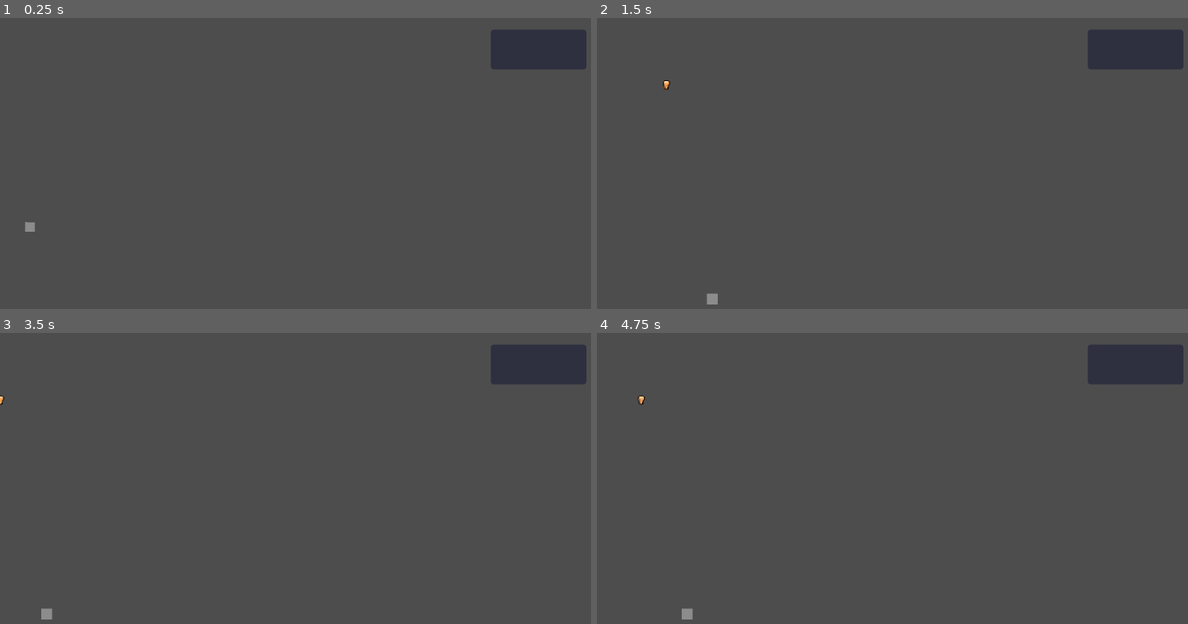
Above: before the commit, frames 1-4 (two rows, left to right).
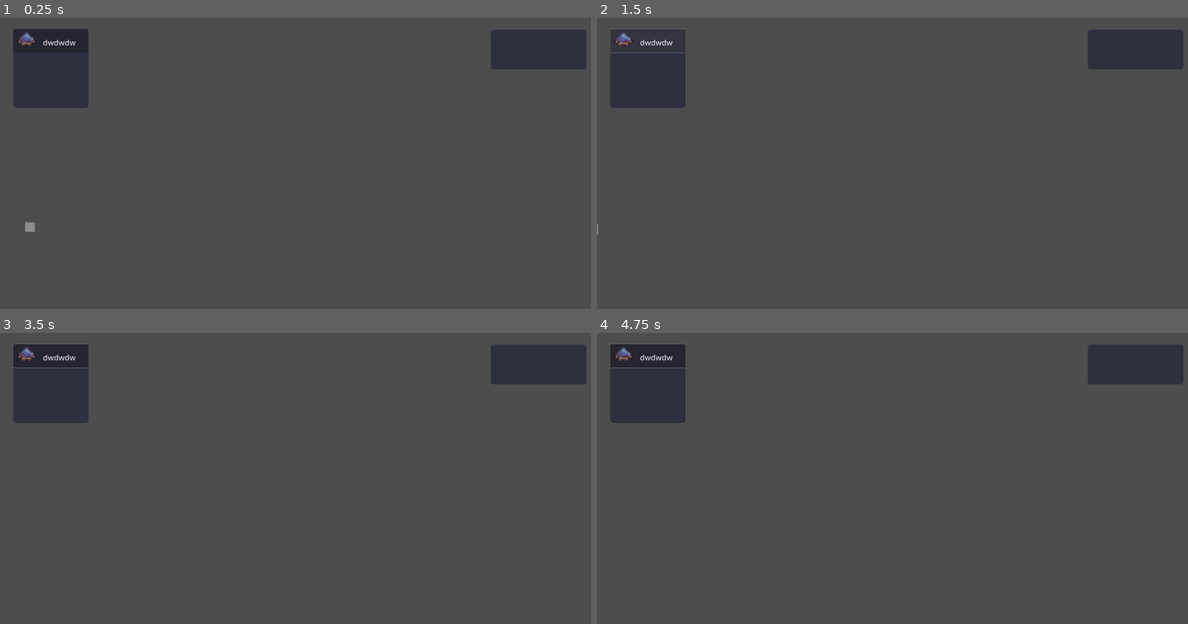
Above: after the commit, the same moments.

Repository: nathan-guiard/zappy
Game: Godot game, scene res://main.tscn
Two runs of this game, one before a commit and one after it. Both use one fixed random seed, a clock stepped at 60 frames per second and the inputs below.
Inputs (mouse positions are in pixels of both pictures, inside the frame that each line leads up to):
- Up to frame 1 (0.25 s): no input
- Up to frame 2 (1.5 s): click (650, 41) at 0.52 s; click (650, 41) at 1.27 s
- Up to frame 3 (3.5 s): click (53, 356) at 2.02 s; tap Enter at 2.75 s; move the mouse to (431, 504) at 2.77 s; tap I at 2.85 s; click (431, 504) at 2.92 s
- Up to frame 4 (4.75 s): tap Space at 3.5 s; move the mouse to (774, 542) at 3.52 s; tap I at 3.6, 4.55 s; click (774, 542) at 3.67 s; move the mouse to (957, 437) at 4.27 s; tap P at 4.35 s; click (957, 437) at 4.42 s

The runs differ from the first frame. In frame 1, 3.4% of the frame differs, in the area x 2-15%, y 3-31%; in frame 2, 3.4%; in frame 3, 3.5%, in the area x 0-15%, y 3-99%; in frame 4, 3.4%.

Commit message:
System of player info the side on progress

Diff:
--- /dev/null
+++ b/graphics/PlayerInfoBtn.gd
@@ -0,0 +1,17 @@
+@tool
+extends Button
+class_name PlayerInfoBtn
+
+
+@onready var texture_rect: TextureRect = $HBoxContainer/MarginContainer/TextureRect
+@onready var label_info: Label = $HBoxContainer/LabeInfo
+
+@export var logo: Texture2D:
+	set(val):
+		logo = val
+		texture_rect.texture = logo
+
+@export var info: String:
+	set(val):
+		info = val
+		label_info.text = info
--- /dev/null
+++ b/graphics/PlayerInfoBtn.tscn
@@ -0,0 +1,38 @@
+[gd_scene load_steps=3 format=3 uid="uid://delydwahpgwe1"]
+
+[ext_resource type="Texture2D" path="res://linemate_texture.res" id="1_8n448"]
+[ext_resource type="Script" path="res://PlayerInfoBtn.gd" id="1_cadi3"]
+
+[node name="PlayerInfoBtn" type="Button"]
+custom_minimum_size = Vector2(2.08165e-12, 150)
+offset_right = 800.0
+offset_bottom = 218.0
+scale = Vector2(0.5, 0.5)
+mouse_default_cursor_shape = 2
+script = ExtResource("1_cadi3")
+
+[node name="HBoxContainer" type="HBoxContainer" parent="."]
+layout_mode = 0
+offset_left = 4.0
+offset_top = 6.0
+offset_right = 608.0
+offset_bottom = 166.0
+
+[node name="MarginContainer" type="MarginContainer" parent="HBoxContainer"]
+layout_mode = 2
+theme_override_constants/margin_right = 20
+
+[node name="TextureRect" type="TextureRect" parent="HBoxContainer/MarginContainer"]
+texture_filter = 1
+layout_mode = 2
+texture = ExtResource("1_8n448")
+expand_mode = 2
+stretch_mode = 5
+
+[node name="LabeInfo" type="Label" parent="HBoxContainer"]
+layout_mode = 2
+size_flags_horizontal = 3
+theme_override_font_sizes/font_size = 48
+text = "dwdwdw"
+
+[connection signal="button_down" from="." to="." method="_on_button_down"]
--- a/graphics/TileMap.gd
+++ b/graphics/TileMap.gd
@@ -1,6 +1,9 @@
 extends TileMap
 @onready var v_box_container: VBoxContainer = $CanvasLayer/PanelContainer/MarginContainer/VBoxContainer
 @onready var panel_container: PanelContainer = $CanvasLayer/PanelContainer
+
+@onready var v_box_container_players: VBoxContainer = %VBoxContainerPlayers
+const player_info_btn_scene: PackedScene = preload("res://PlayerInfoBtn.tscn")
 
 @onready var hover_square: Node2D = $"HoverSquare"
 const content_info_row_scene: PackedScene = preload("res://ContentInfoRow.tscn")
@@ -280,6 +283,8 @@
 		pass
 	#print("plaayers: ", players)
 	#prune_players(players)
+	for player_info_btn: Node in v_box_container_players.get_children():
+		player_info_btn.queue_free()
 	merge_players(players)
 	for player_id: int in _players:
 		var player: Player = _players[player_id]
@@ -288,6 +293,11 @@
 		player.update_action_label()
 		player.update_level_color()
 
+		var player_info_btn: PlayerInfoBtn = player_info_btn_scene.instantiate()
+		v_box_container_players.add_child(player_info_btn)
+		player_info_btn.info = "Level " + str(player.level)
+		player_info_btn.logo = player.anim.sprite_frames.get_frame_texture("down_walk", 0)
+		player_info_btn.button_down.connect(_on_player_info_btn_button_down)
 		#print("action: ", new_player.action)
 	#print("_players: ", _players)
 
@@ -359,7 +369,7 @@
 			var new_player: Player = construct_player_from_dictionnary(remote_player)
 			_players[remote_player_id] = new_player
 			add_child(new_player)
-			print("player added")
+			#print("player added")
 		var player: Player = _players[remote_player_id]
 		update_player_from_dictionnary(player, remote_player)
 
@@ -382,7 +392,7 @@
 		#var ev: InputEventKey = event
 		#print("butttont")
 		if true:#ev.keycode == KEY_I:
-			print("data: ", data, "size: ", data.size())
+			#print("data: ", data, "size: ", data.size())
 			for child: Node in v_box_container.get_children():
 				child.free()
 			var data_filtered: Array = data_without_player(data)
@@ -438,3 +448,7 @@
 		if not el.has(Content.PLAYER):
 			new_data.push_back(el)
 	return new_data
+
+
+func _on_player_info_btn_button_down() -> void:
+	print("button pressed !")
--- a/graphics/main.tscn
+++ b/graphics/main.tscn
@@ -8,6 +8,7 @@
 [ext_resource type="PackedScene" uid="uid://bvg6orivi3vvd" path="res://player.tscn" id="6_2hnmn"]
 [ext_resource type="PackedScene" uid="uid://b35toih8wxky3" path="res://hover_square.tscn" id="7_flrrs"]
 [ext_resource type="StyleBox" uid="uid://csx6cf6g688pf" path="res://sep_style.tres" id="8_xm0ke"]
+[ext_resource type="PackedScene" uid="uid://delydwahpgwe1" path="res://PlayerInfoBtn.tscn" id="9_w5ku1"]
 
 [sub_resource type="StyleBoxFlat" id="StyleBoxFlat_mjxie"]
 bg_color = Color(0.145098, 0.156863, 0.239216, 1)
@@ -78,37 +79,26 @@
 theme_override_styles/separator = ExtResource("8_xm0ke")
 
 [node name="PanelContainer2" type="PanelContainer" parent="TileMap/CanvasLayer"]
-visible = false
 modulate = Color(1, 1, 1, 0.776471)
 offset_left = 42.0
 offset_top = 35.0
-offset_right = 648.0
-offset_bottom = 287.0
+offset_right = 518.0
+offset_bottom = 159.0
 scale = Vector2(0.5, 0.5)
 theme_override_styles/panel = SubResource("StyleBoxFlat_mjxie")
 
-[node name="MarginContainer" type="MarginContainer" parent="TileMap/CanvasLayer/PanelContainer2"]
-layout_mode = 2
-theme_override_constants/margin_left = 20
-theme_override_constants/margin_top = 10
-theme_override_constants/margin_right = 20
-theme_override_constants/margin_bottom = 10
-
-[node name="VBoxContainer" type="VBoxContainer" parent="TileMap/CanvasLayer/PanelContainer2/MarginContainer"]
+[node name="ScrollContainer" type="ScrollContainer" parent="TileMap/CanvasLayer/PanelContainer2"]
+custom_minimum_size = Vector2(2.08165e-12, 500)
 layout_mode = 2
 
-[node name="Button" type="Button" parent="TileMap/CanvasLayer/PanelContainer2/MarginContainer/VBoxContainer"]
+[node name="VBoxContainerPlayers" type="VBoxContainer" parent="TileMap/CanvasLayer/PanelContainer2/ScrollContainer"]
+unique_name_in_owner = true
 layout_mode = 2
-text = "fdf"
+size_flags_horizontal = 3
 
-[node name="HBoxContainer" type="HBoxContainer" parent="TileMap/CanvasLayer/PanelContainer2/MarginContainer/VBoxContainer/Button"]
-layout_mode = 0
-offset_right = 40.0
-offset_bottom = 40.0
-
-[node name="Label" type="Label" parent="TileMap/CanvasLayer/PanelContainer2/MarginContainer/VBoxContainer/Button/HBoxContainer"]
+[node name="PlayerInfoBtn" parent="TileMap/CanvasLayer/PanelContainer2/ScrollContainer/VBoxContainerPlayers" instance=ExtResource("9_w5ku1")]
 layout_mode = 2
-text = "dwdwdw"
 
 [connection signal="map_ready" from="Network" to="TileMap" method="_on_network_map_ready"]
 [connection signal="map_update" from="Network" to="TileMap" method="_on_network_map_update"]
+[connection signal="button_down" from="TileMap/CanvasLayer/PanelContainer2/ScrollContainer/VBoxContainerPlayers/PlayerInfoBtn" to="TileMap" method="_on_player_info_btn_button_down"]
Not shown: 1 places in graphics/main.tscn that only renumber resources
